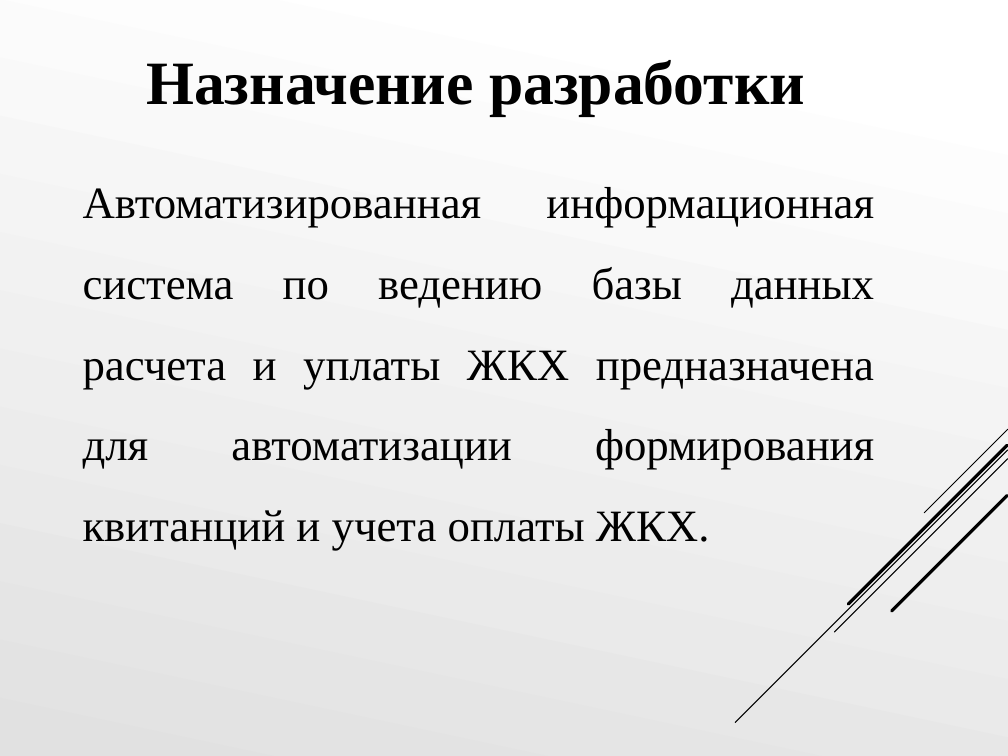
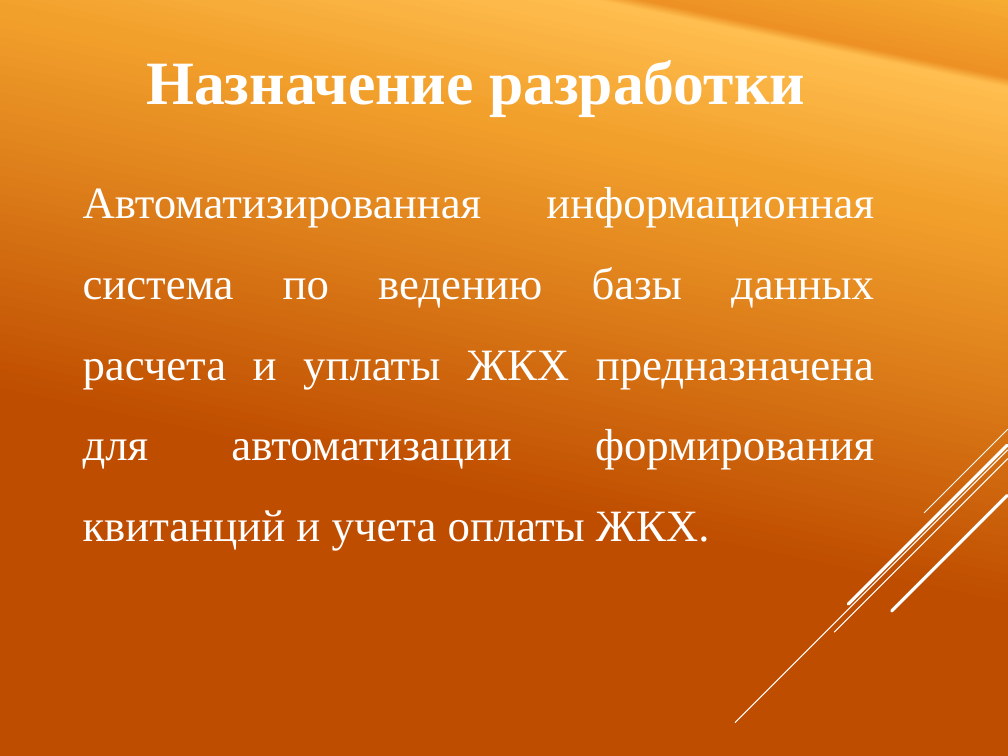
Before and after one commit to happycozero/AIS-Payment-Bills, a slide deck: slide 3 of Документация/Презентация/Презентация Дикарев ПС-19Б.PPTX. Drawn at 1008x756 pixels with LibreOffice and Linux fonts; fonts in the diff are those of the drawing. Boxes give left, top, right and bottom in pixels: in the first picture for what was removed or moved away, otherwise in the second. Text is boxed around its words. In the diff, an @@ line names an element or a change of style, - is before the commit and + after.

```diff
--- a/Документация/Презентация/Презентация Дикарев ПС-19Б.PPTX
+++ b/Документация/Презентация/Презентация Дикарев ПС-19Б.PPTX
@@ background gradient #FFFFFF to #E1E1E1 to gradient #F6AB31 to #ED9125 to #FFBF50 to #F2A02C to #C04D00 @@
@@ title "Назначение разработки" at <box>146,60,805,116</box>: text colour #000000 to #FFFFFF @@
@@ text "Автоматизированная информационная система по ведению ..." at <box>83,188,874,550</box>: text colour #000000 to #FFFFFF @@
@@ line (1007, 446) - (849, 604): stroke #000000 2.25 pt to #FFFFFF 2.25 pt @@
@@ line (1008, 429) - (924, 513): stroke #000000 0.75 pt to #FFFFFF 0.75 pt @@
@@ line (1008, 450) - (736, 723): stroke #000000 0.75 pt to #FFFFFF 0.75 pt @@
@@ line (1008, 459) - (835, 632): stroke #000000 0.75 pt to #FFFFFF 0.75 pt @@
@@ line (1007, 496) - (892, 611): stroke #000000 2.25 pt to #FFFFFF 2.25 pt @@
```
Also in this commit, not shown: 22 other slides changed, 5 other files.
